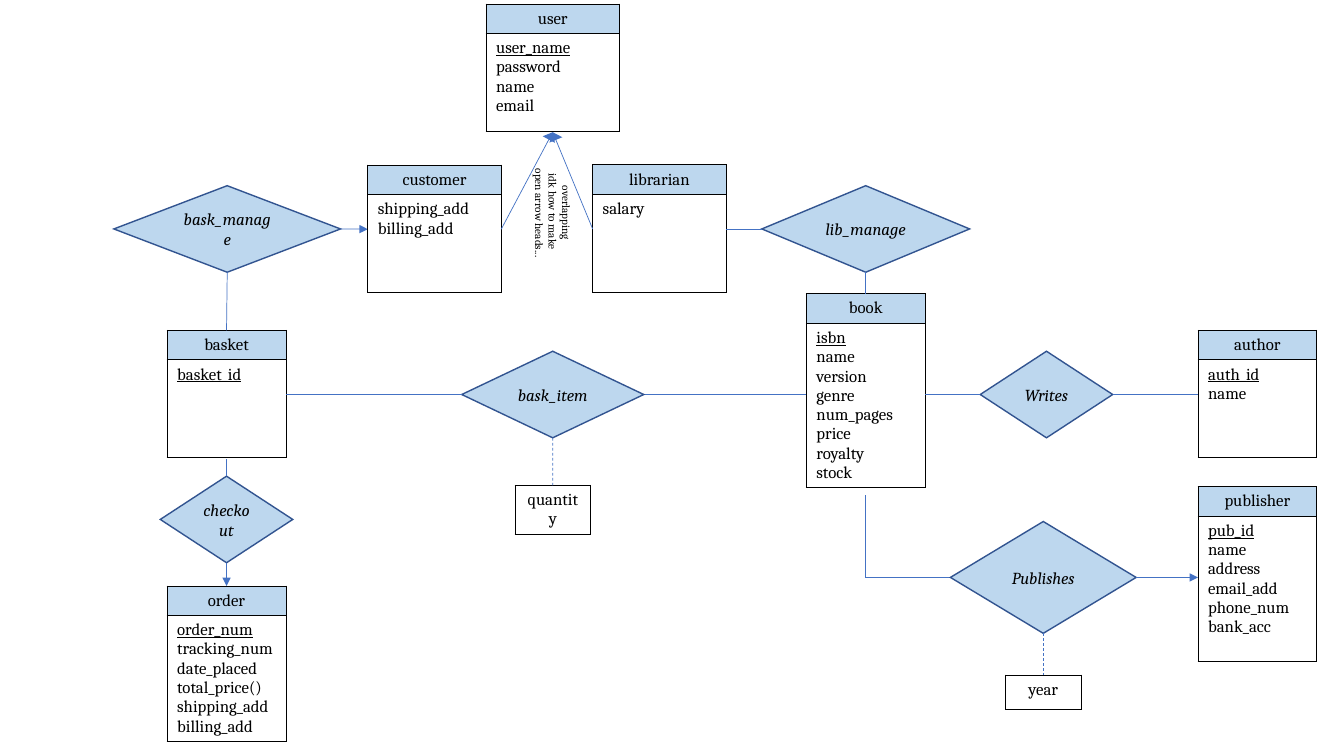
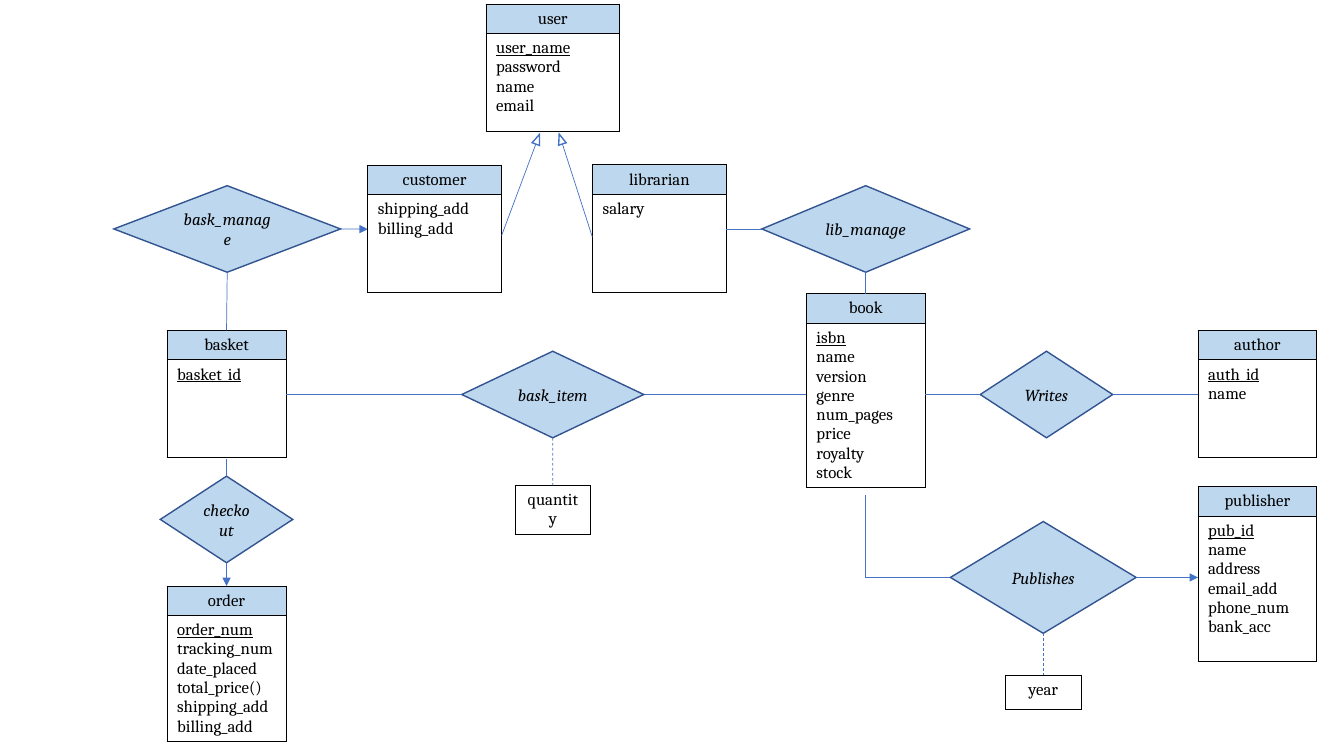
Before and after one commit to john-breton/COMP3005, a slide deck: slide 1 of ER Diagram - Project - COMP3005.pptx. Drawn at 1344x756 pixels with LibreOffice and Linux fonts; fonts in the diff are those of the drawing. Boxes give left, top, right and bottom in pixels: in the first picture for what was removed or moved away, otherwise in the second. Text is boxed around its words. In the diff, an @@ line names an element or a change of style, - is before the commit and + after.

Commit message:
Very Important ER Diagram Update

```diff
--- a/ER Diagram - Project - COMP3005.pptx
+++ b/ER Diagram - Project - COMP3005.pptx
@@ arrow moved from (501, 229) - (553, 132) to (536, 144) - (502, 236) @@
@@ arrow (536, 144) - (502, 236): arrow to line @@
@@ triangle added at box(532, 133, 543, 145), outline #4472C4 1 pt @@
@@ triangle added at box(555, 133, 566, 145), outline #4472C4 1 pt @@
@@ arrow moved from (593, 229) - (553, 132) to (563, 144) - (593, 237) @@
@@ arrow (563, 144) - (593, 237): arrow to line @@
@@ text removed at box(532, 171, 574, 257) @@
-overlapping
-idk how to make
-open arrow heads...
```
